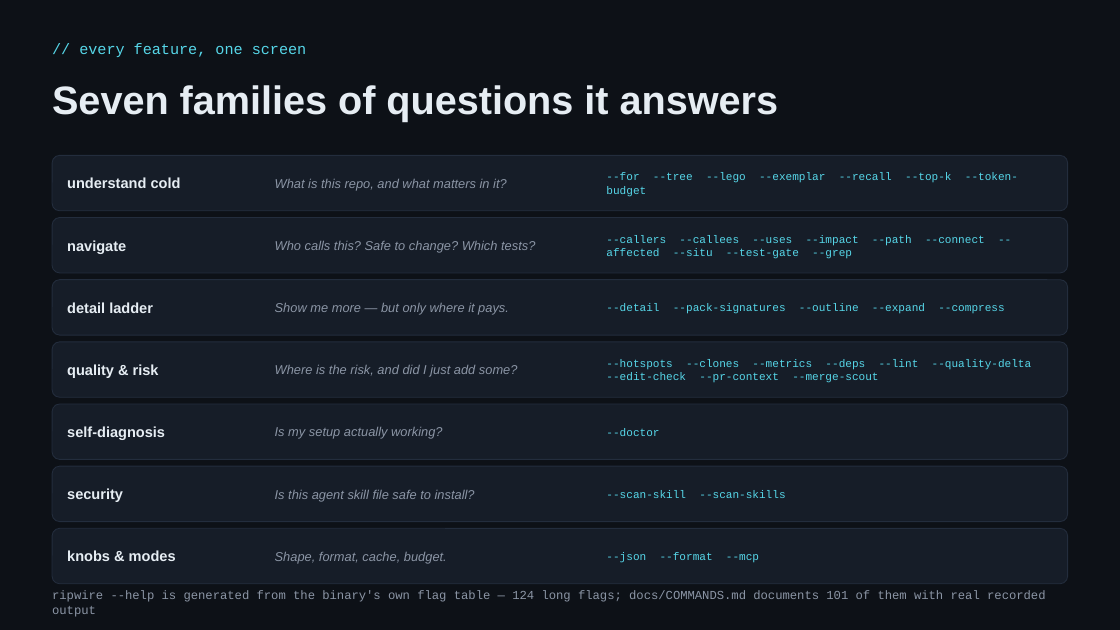
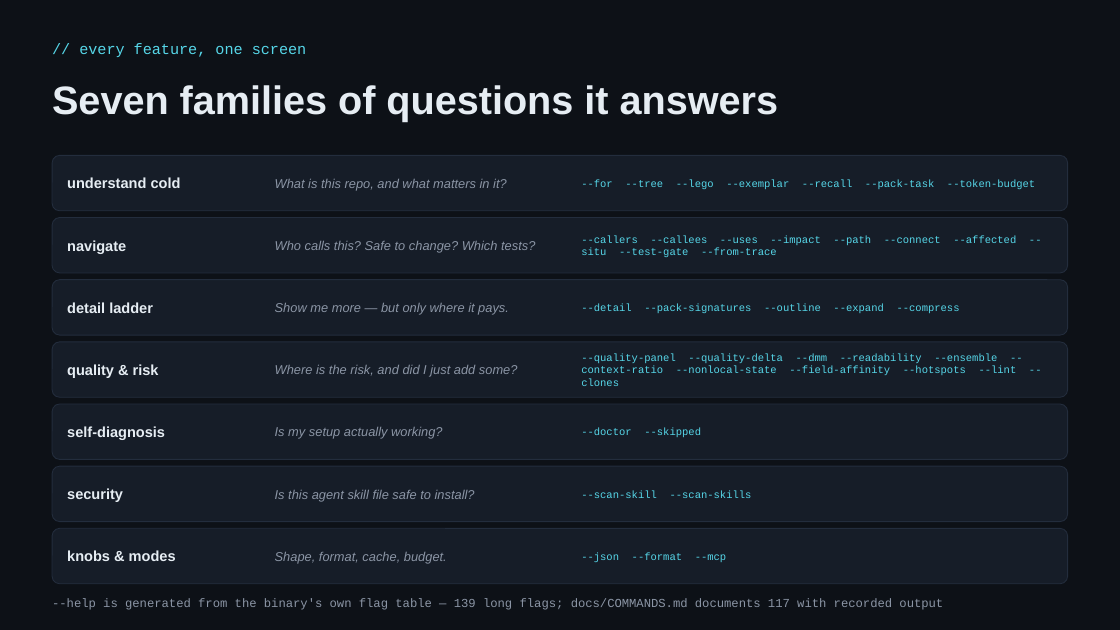
Before and after one commit to redhat-et/ripwire, a slide deck: slide 4 of present/ripwire-showcase.pptx. Drawn at 1120x630 pixels with LibreOffice and Linux fonts; fonts in the diff are those of the drawing. Boxes give left, top, right and bottom in pixels: in the first picture for what was removed or moved away, otherwise in the second. Text is boxed around its words. In the diff, an @@ line names an element or a change of style, - is before the commit and + after.

```diff
--- a/present/ripwire-showcase.pptx
+++ b/present/ripwire-showcase.pptx
@@ text at (x1=581, y1=180, x2=1035, y2=189): text changed; size 9.5 to 9 pt @@
---for --tree --lego --exemplar --recall --top-k --token-budget
+--for --tree --lego --exemplar --recall --pack-task --token-budget
@@ text at (x1=581, y1=235, x2=820, y2=257): text changed; size 9.5 to 9 pt @@
---callers --callees --uses --impact --path --connect --affected --situ --test-gate --grep
+--callers --callees --uses --impact --path --connect --affected --situ --test-gate --from-trace
@@ text "--detail --pack-signatures --outline --expand --compress" moved from (x1=606, y1=304, x2=1004, y2=314) to (x1=581, y1=304, x2=960, y2=313) @@
@@ text at (x1=581, y1=353, x2=1017, y2=386): text changed; size 9.5 to 9 pt @@
---hotspots --clones --metrics --deps --lint --quality-delta --edit-check --pr-context --merge-scout
+--quality-panel --quality-delta --dmm --readability --ensemble --context-ratio --nonlocal-state --field-affinity --hotspots --lint --clones
@@ text at (x1=581, y1=428, x2=701, y2=437): text changed; size 9.5 to 9 pt @@
---doctor
+--doctor --skipped
@@ text "--scan-skill --scan-skills" moved from (x1=606, y1=490, x2=785, y2=498) to (x1=581, y1=490, x2=752, y2=498) @@
@@ size 9.5 to 9 pt in 3 elements at (x1=581, y1=304, x2=960, y2=313), (x1=581, y1=490, x2=752, y2=498), (x1=581, y1=553, x2=727, y2=562) @@
@@ text "--json --format --mcp" moved from (x1=606, y1=552, x2=759, y2=563) to (x1=581, y1=553, x2=727, y2=562) @@
@@ text at (x1=52, y1=598, x2=943, y2=610): text changed @@
-ripwire --help is generated from the binary's own flag table — 124 long flags; docs/COMMANDS.md documents 101 of them with real recorded output
+--help is generated from the binary's own flag table — 139 long flags; docs/COMMANDS.md documents 117 with recorded output
```
Also in this commit, not shown: 15 other slides changed, 7 slides added, 2 slides removed, 1 other file.
